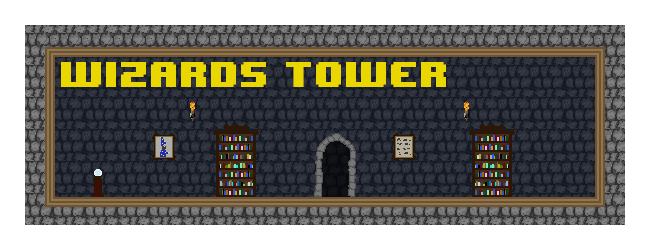
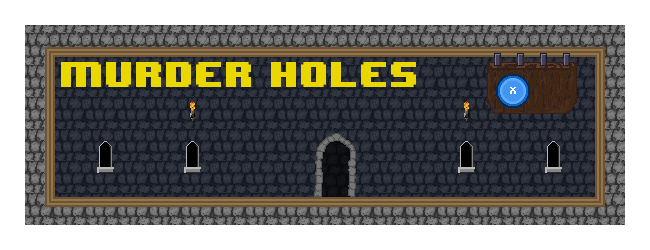
Before/after of a (650, 250) layered artwork. What changed in the layer stack:
showed group "sign" (5 layers) over [487, 53, 577, 114]
hid group "Room Labels" (7 layers) over [71, 62, 416, 87]
hid group "Wizards Tower" (1st of 2) (10 layers) over [71, 62, 515, 197]
showed group "Murder Holes" (6 layers) over [71, 62, 562, 173]
